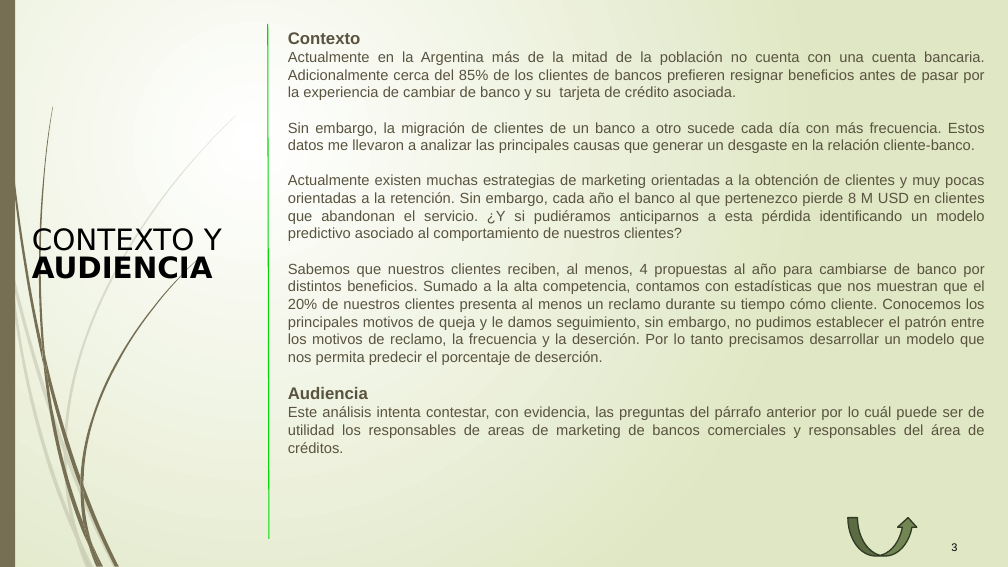
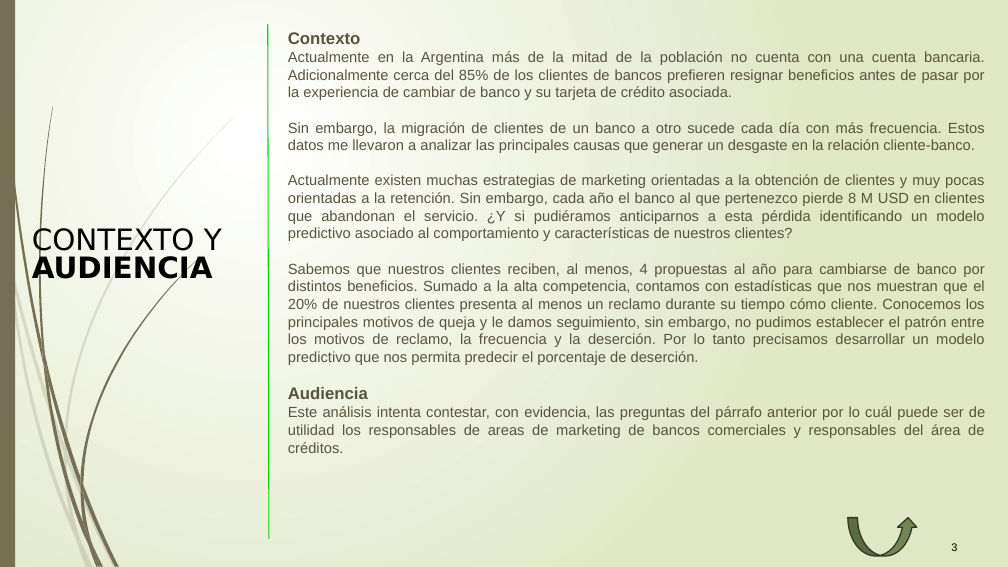
Before and after one commit to biummato/Data, a slide deck: slide 3 of DS.pptx. Drawn at 1008x567 pixels with LibreOffice and Linux fonts; fonts in the diff are those of the drawing. Boxes give left, top, right and bottom in pixels: in the first picture for what was removed or moved away, otherwise in the second. Text is boxed around its words. In the diff, an @@ line names an element or a change of style, - is before the commit and + after.

```diff
--- a/DS.pptx
+++ b/DS.pptx
@@ text at bbox=[288, 174, 985, 365]: text changed @@
-Actualmente existen muchas estrategias de marketing orientadas a la obtención de clientes y muy pocas orientadas a la retención. Sin embargo, cada año el banco al que pertenezco pierde 8 M USD en clientes que abandonan el servicio. ¿Y si pudiéramos anticiparnos a esta pérdida identificando un modelo predictivo asociado al comportamiento de nuestros clientes?
-Sabemos que nuestros clientes reciben, al menos, 4 propuestas al año para cambiarse de banco por distintos beneficios. Sumado a la alta competencia, contamos con estadísticas que nos muestran que el 20% de nuestros clientes presenta al menos un reclamo durante su tiempo cómo cliente. Conocemos los principales motivos de queja y le damos seguimiento, sin embargo, no pudimos establecer el patrón entre los motivos de reclamo, la frecuencia y la deserción. Por lo tanto precisamos desarrollar un modelo que nos permita predecir el porcentaje de deserción.
+Actualmente existen muchas estrategias de marketing orientadas a la obtención de clientes y muy pocas orientadas a la retención. Sin embargo, cada año el banco al que pertenezco pierde 8 M USD en clientes que abandonan el servicio. ¿Y si pudiéramos anticiparnos a esta pérdida identificando un modelo predictivo asociado al comportamiento y características de nuestros clientes?
+Sabemos que nuestros clientes reciben, al menos, 4 propuestas al año para cambiarse de banco por distintos beneficios. Sumado a la alta competencia, contamos con estadísticas que nos muestran que el 20% de nuestros clientes presenta al menos un reclamo durante su tiempo cómo cliente. Conocemos los principales motivos de queja y le damos seguimiento, sin embargo, no pudimos establecer el patrón entre los motivos de reclamo, la frecuencia y la deserción. Por lo tanto precisamos desarrollar un modelo predictivo que nos permita predecir el porcentaje de deserción.
```
Also in this commit, not shown: 6 other slides changed, 2 slides added, 2 slides removed.
